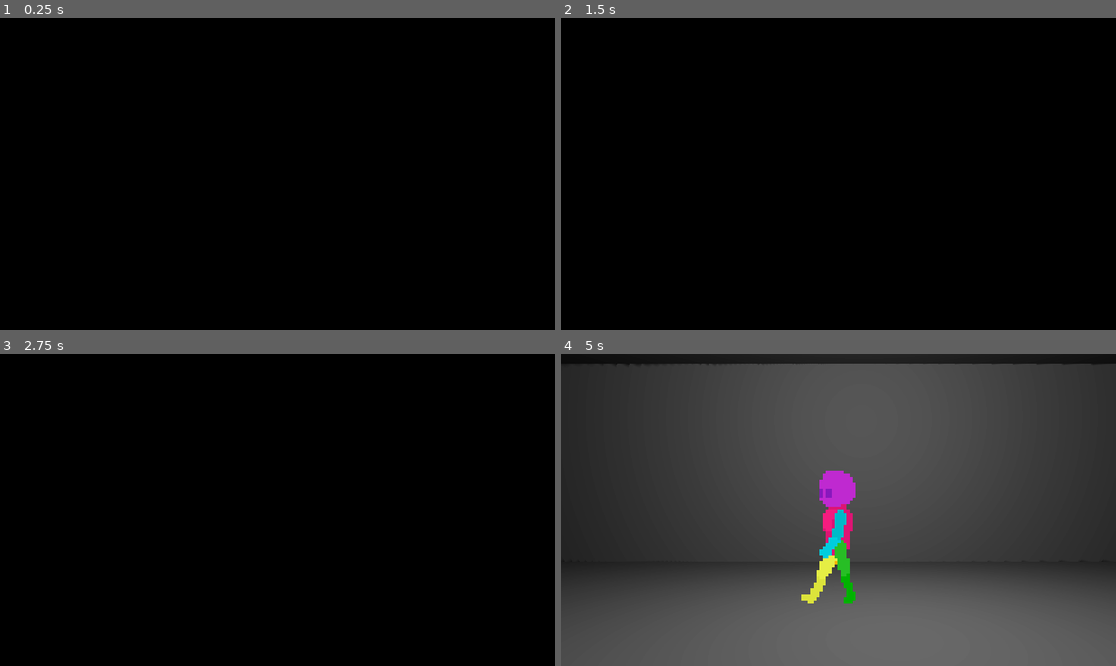
Above: before the commit, frames 1-4 (two rows, left to right).
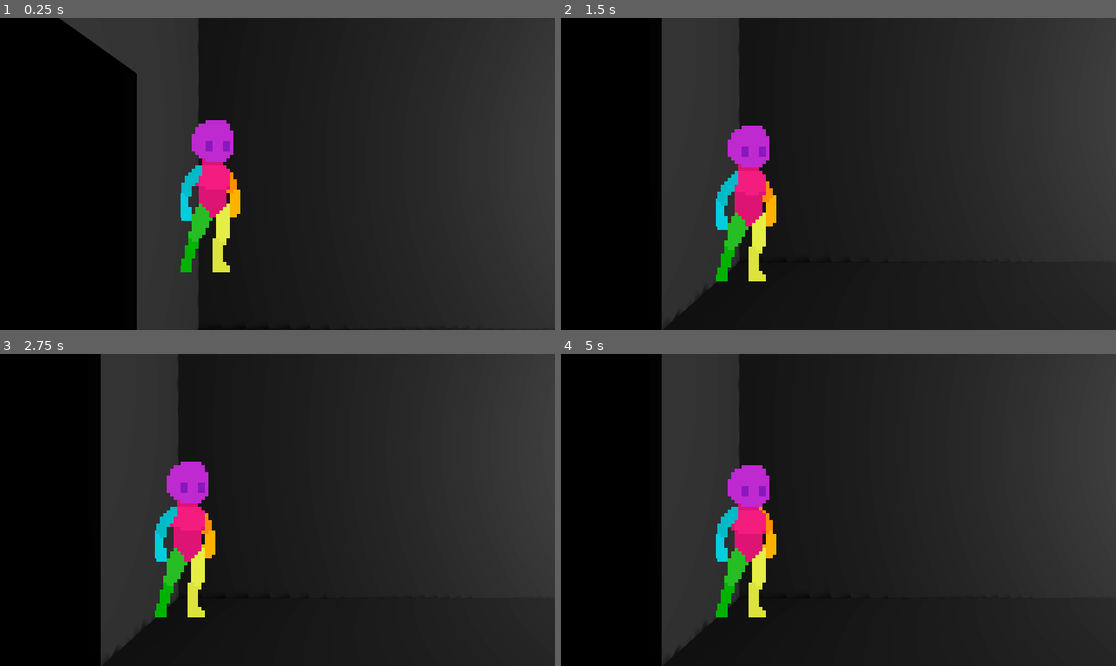
Above: after the commit, the same moments.

Repository: JayAiJoe/SpaceGame
Game: Godot game, scene res://Test/test_level.tscn
Same seed, same stepped clock (60 frames per second), same inputs: the game is played once before the commit and once after it.
Inputs:
- Up to frame 1 (0.25 s): no input
- Up to frame 2 (1.5 s): tap Enter (ui_accept) at 0.5, 0.77 s; hold Right (ui_right) 0.53-1.28 s; hold Down (ui_down) from 1.28 s (still down)
- Up to frame 3 (2.75 s): tap Enter (ui_accept) at 1.52 s; release Down (ui_down) at 2.03 s; hold Right (ui_right) from 2.03 s (still down)
- Up to frame 4 (5 s): release Right (ui_right) at 2.78 s; hold Up (ui_up) 2.78-3.53 s; tap Enter (ui_accept) at 3.02, 3.77, 4.52 s; hold Left (ui_left) from 3.53 s (still down)

The runs differ from the first frame. In frame 1, 65% of the frame differs, in the area x 10-100%, y 0-100%; in frame 2, 66%; in frame 3, 66%; in frame 4, 71%, in the area x 0-100%, y 0-100%.

Commit message:
adjustable room

Diff:
--- a/Character/player_character.gd
+++ b/Character/player_character.gd
@@ -27,7 +27,7 @@
 
 	# Get the input direction and handle the movement/deceleration.
 	# As good practice, you should replace UI actions with custom gameplay actions.
-	var input_dir = Input.get_vector("ui_left", "ui_right", "ui_up", "ui_down")
+	var input_dir = Input.get_vector("left", "right", "up", "down")
 	var direction = (transform.basis * Vector3(input_dir.x, 0, input_dir.y)).normalized()
 	if direction:
 		velocity.x = direction.x * SPEED
--- /dev/null
+++ b/Environment/Rooms/room.gd
@@ -0,0 +1,41 @@
+extends Node3D
+class_name Room
+
+const WALL_THICKNESS := 0.1
+const DOOR_SIZE := Vector2(2, 3)
+const DEFAULT_WIDTH := 7.0
+const DEFAULT_HEIGHT := 5.0
+
+var room_size := Vector3.ONE
+
+var room_length := 1.0:
+	set(new_length):
+		if is_node_ready():
+			set_room_size(new_length)
+
+func _ready() -> void:
+	room_length = 20
+
+func set_room_size(length:float) -> void:
+	room_size = Vector3(length, DEFAULT_HEIGHT, DEFAULT_WIDTH)
+
+	$Walls/Floor.size = Vector3(room_size.x, WALL_THICKNESS, room_size.z)
+	$Walls/Floor.position = Vector3(room_size.x/2, -WALL_THICKNESS/2, 0)
+
+	$Walls/Ceiling.size = Vector3(room_size.x, WALL_THICKNESS, room_size.z)
+	$Walls/Ceiling.position = Vector3(room_size.x/2, room_size.y-WALL_THICKNESS/2, 0)
+
+	$Walls/Left.size = Vector3(WALL_THICKNESS, room_size.y, room_size.z)
+	$Walls/Left.position = Vector3(-WALL_THICKNESS/2, room_size.y/2, 0)
+
+	$Walls/Right.size = Vector3(WALL_THICKNESS, room_size.y, room_size.z)
+	$Walls/Right.position = Vector3(room_size.x-WALL_THICKNESS/2, room_size.y/2, 0)
+
+	$Walls/Back.size = Vector3(room_size.x, room_size.y, WALL_THICKNESS)
+	$Walls/Back.position = Vector3(room_size.x/2, room_size.y/2, -room_size.z/2 +WALL_THICKNESS)
+
+	$Walls/Front.size = Vector3(room_size.x, room_size.y, WALL_THICKNESS)
+	$Walls/Front.position = Vector3(room_size.x/2, room_size.y/2, room_size.z/2 -WALL_THICKNESS)
+
+	$RoomLight.position = room_size/2
+	$RoomLight.position.z = 0
--- a/Environment/Rooms/room.tscn
+++ b/Environment/Rooms/room.tscn
@@ -1,36 +1,56 @@
-[gd_scene format=3 uid="uid://dfo85ipfpupg2"]
+[gd_scene load_steps=2 format=3 uid="uid://dfo85ipfpupg2"]
+
+[ext_resource type="Script" uid="uid://dugo6md3jjjq0" path="res://Environment/Rooms/room.gd" id="1_0r2tv"]
 
 [node name="Room" type="Node3D"]
+script = ExtResource("1_0r2tv")
+
+[node name="RoomLight" type="OmniLight3D" parent="."]
+transform = Transform3D(-0.86602354, -0.43301603, 0.25000072, 0, 0.49999818, 0.86602646, -0.5000033, 0.7499993, -0.4330102, 2.5, 2.5, 0)
+shadow_enabled = true
+omni_range = 19.716
 
 [node name="Walls" type="Node3D" parent="."]
 
 [node name="Left" type="CSGBox3D" parent="Walls"]
-transform = Transform3D(1, 0, 0, 0, 1, 0, 0, 0, 1, -9.95, 2.5, -5)
+transform = Transform3D(1, 0, 0, 0, 1, 0, 0, 0, 1, -0.05, 2.5, 0)
 use_collision = true
 size = Vector3(0.1, 5, 10)
 
+[node name="Doorway" type="CSGBox3D" parent="Walls/Left"]
+transform = Transform3D(1, 0, 0, 0, 1, 0, 0, 0, 1, 0, -1, 0)
+operation = 2
+use_collision = true
+size = Vector3(0.1, 3, 2)
+
 [node name="Right" type="CSGBox3D" parent="Walls"]
-transform = Transform3D(1, 0, 0, 0, 1, 0, 0, 0, 1, 9.95, 2.5, -5)
+transform = Transform3D(1, 0, 0, 0, 1, 0, 0, 0, 1, 4.95, 2.5, 0)
 use_collision = true
 size = Vector3(0.1, 5, 10)
 
+[node name="Doorway2" type="CSGBox3D" parent="Walls/Right"]
+transform = Transform3D(1, 0, 0, 0, 1, 0, 0, 0, 1, 0, -1, 0)
+operation = 2
+use_collision = true
+size = Vector3(0.1, 3, 2)
+
 [node name="Back" type="CSGBox3D" parent="Walls"]
-transform = Transform3D(1, 0, 0, 0, 1, 0, 0, 0, 1, 0, 2.5, -9.95)
+transform = Transform3D(1, 0, 0, 0, 1, 0, 0, 0, 1, 2.5, 2.5, -4.9)
 use_collision = true
-size = Vector3(20, 5, 0.1)
+size = Vector3(5, 5, 0.1)
 
 [node name="Front" type="CSGBox3D" parent="Walls"]
-transform = Transform3D(1, 0, 0, 0, 1, 0, 0, 0, 1, 0, 2.5, -0.05)
+transform = Transform3D(1, 0, 0, 0, 1, 0, 0, 0, 1, 2.5, 2.5, 4.9)
 transparency = 1.0
 use_collision = true
-size = Vector3(20, 5, 0.1)
+size = Vector3(5, 5, 0.1)
 
 [node name="Floor" type="CSGBox3D" parent="Walls"]
-transform = Transform3D(1, 0, 0, 0, 1, 0, 0, 0, 1, 0, 0.05, -5)
+transform = Transform3D(1, 0, 0, 0, 1, 0, 0, 0, 1, 2.5, -0.05, 0)
 use_collision = true
-size = Vector3(20, 0.1, 10)
+size = Vector3(5, 0.1, 10)
 
 [node name="Ceiling" type="CSGBox3D" parent="Walls"]
-transform = Transform3D(1, 0, 0, 0, 1, 0, 0, 0, 1, 0, 4.95, -5)
+transform = Transform3D(1, 0, 0, 0, 1, 0, 0, 0, 1, 2.5, 4.95, 0)
 use_collision = true
-size = Vector3(20, 0.1, 10)
+size = Vector3(5, 0.1, 10)
--- /dev/null
+++ b/Environment/Rooms/room_manager.gd
@@ -0,0 +1,3 @@
+extends Node3D
+
+var rooms := []
--- a/Test/test_level.tscn
+++ b/Test/test_level.tscn
@@ -1,7 +1,8 @@
-[gd_scene load_steps=6 format=3 uid="uid://cut0aigx0q183"]
+[gd_scene load_steps=7 format=3 uid="uid://cut0aigx0q183"]
 
 [ext_resource type="PackedScene" uid="uid://cxkslmvtcsput" path="res://Character/player_character.tscn" id="1_sgx7r"]
 [ext_resource type="PackedScene" uid="uid://dfo85ipfpupg2" path="res://Environment/Rooms/room.tscn" id="2_dmxo2"]
+[ext_resource type="Script" uid="uid://bna3lrajpx6eo" path="res://Environment/Rooms/room_manager.gd" id="3_ckmih"]
 
 [sub_resource type="ProceduralSkyMaterial" id="ProceduralSkyMaterial_dmxo2"]
 sky_horizon_color = Color(0.662243, 0.671743, 0.686743, 1)
@@ -22,12 +23,13 @@
 [node name="WorldEnvironment" type="WorldEnvironment" parent="."]
 environment = SubResource("Environment_m3pee")
 
-[node name="DirectionalLight3D" type="OmniLight3D" parent="."]
-transform = Transform3D(-0.866023, -0.433016, 0.250001, 0, 0.499998, 0.866027, -0.500003, 0.749999, -0.43301, 0, 3.68168, -4.68912)
-shadow_enabled = true
-omni_range = 19.716
-
 [node name="CharacterBody3D" parent="." instance=ExtResource("1_sgx7r")]
-transform = Transform3D(1, 0, 0, 0, 1, 0, 0, 0, 1, 0, 1.339, -2.34208)
+transform = Transform3D(1, 0, 0, 0, 1, 0, 0, 0, 1, 0.41061735, 1.339, -2.34208)
 
 [node name="Room" parent="." instance=ExtResource("2_dmxo2")]
+
+[node name="Room2" parent="." instance=ExtResource("2_dmxo2")]
+transform = Transform3D(1, 0, 0, 0, 1, 0, 0, 0, 1, 19.95353, 0, 0)
+
+[node name="RoomManager" type="Node3D" parent="."]
+script = ExtResource("3_ckmih")
--- a/project.godot
+++ b/project.godot
@@ -15,6 +15,29 @@
 config/features=PackedStringArray("4.5", "Forward Plus")
 config/icon="res://icon.svg"
 
+[input]
+
+up={
+"deadzone": 0.2,
+"events": [Object(InputEventKey,"resource_local_to_scene":false,"resource_name":"","device":-1,"window_id":0,"alt_pressed":false,"shift_pressed":false,"ctrl_pressed":false,"meta_pressed":false,"pressed":false,"keycode":0,"physical_keycode":87,"key_label":0,"unicode":119,"location":0,"echo":false,"script":null)
+]
+}
+down={
+"deadzone": 0.2,
+"events": [Object(InputEventKey,"resource_local_to_scene":false,"resource_name":"","device":-1,"window_id":0,"alt_pressed":false,"shift_pressed":false,"ctrl_pressed":false,"meta_pressed":false,"pressed":false,"keycode":0,"physical_keycode":83,"key_label":0,"unicode":115,"location":0,"echo":false,"script":null)
+]
+}
+left={
+"deadzone": 0.2,
+"events": [Object(InputEventKey,"resource_local_to_scene":false,"resource_name":"","device":-1,"window_id":0,"alt_pressed":false,"shift_pressed":false,"ctrl_pressed":false,"meta_pressed":false,"pressed":false,"keycode":0,"physical_keycode":65,"key_label":0,"unicode":97,"location":0,"echo":false,"script":null)
+]
+}
+right={
+"deadzone": 0.2,
+"events": [Object(InputEventKey,"resource_local_to_scene":false,"resource_name":"","device":-1,"window_id":0,"alt_pressed":false,"shift_pressed":false,"ctrl_pressed":false,"meta_pressed":false,"pressed":false,"keycode":0,"physical_keycode":68,"key_label":0,"unicode":100,"location":0,"echo":false,"script":null)
+]
+}
+
 [rendering]
 
 textures/canvas_textures/default_texture_filter=0
Not shown: 2 places in Character/player_character.tscn that only renumber resources
Not shown, added: Environment/Rooms/room.gd.uid
Not shown, added: Environment/Rooms/room_manager.gd.uid
Not shown, changed: TestAssets/SpriteTest/Idle.png.import
Not shown, changed: TestAssets/SpriteTest/Jump.png.import
Not shown, changed: TestAssets/SpriteTest/Land on Ground.png.import
Not shown, changed: TestAssets/SpriteTest/Sprint.png.import
Not shown, changed: TestAssets/SpriteTest/Walk.png.import
Not shown, changed: icon.svg.import
